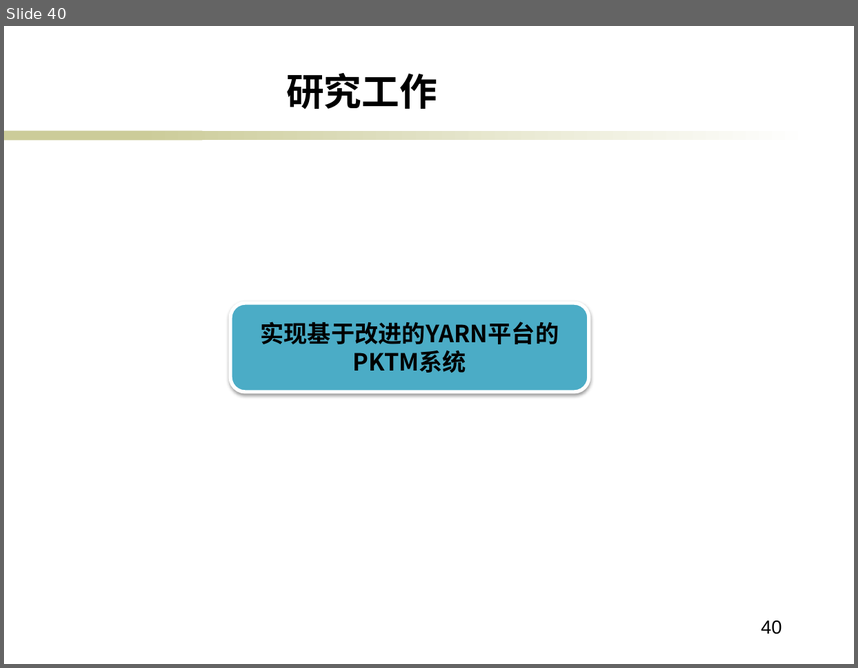
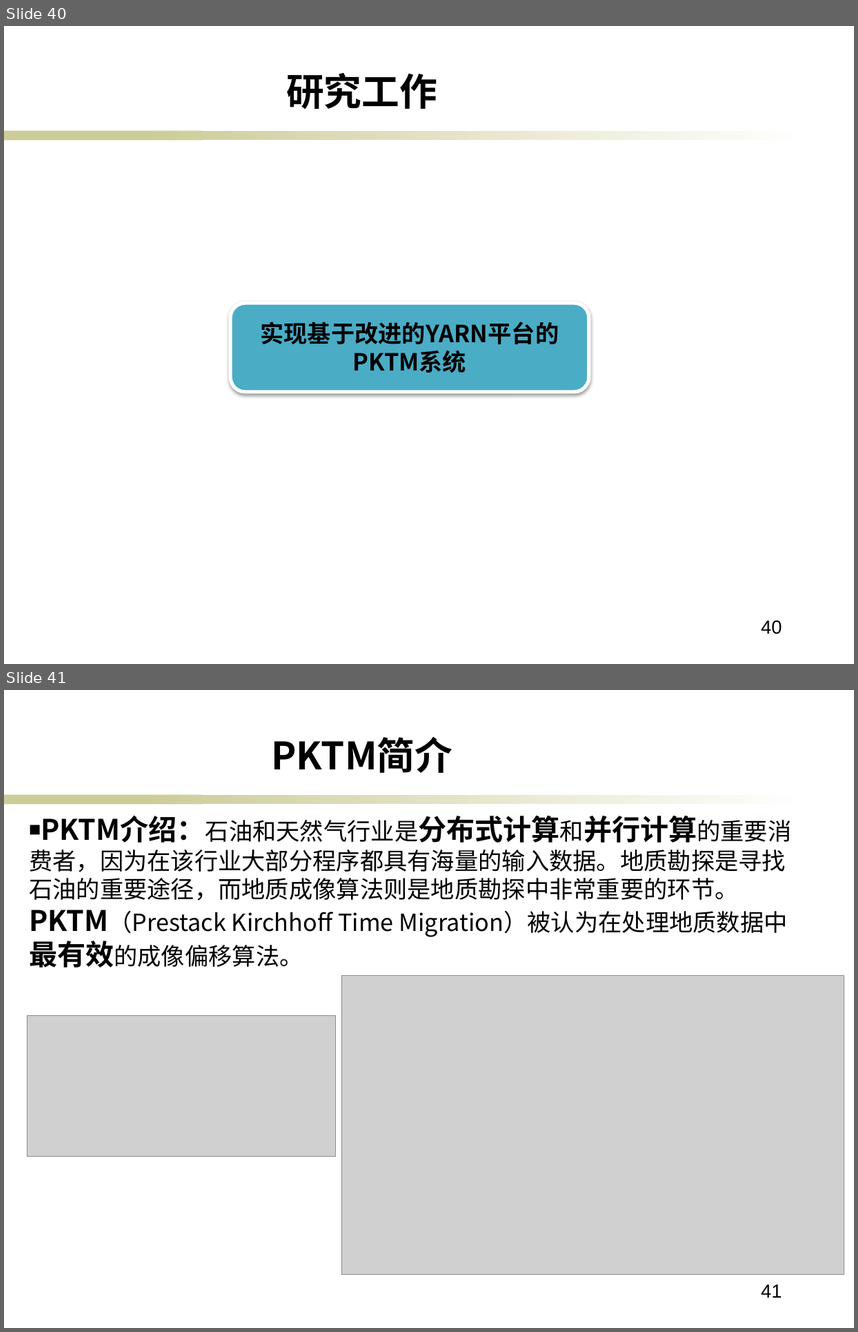
Before and after one commit to ericsonyc/paper, a slide deck: 毕业答辩.pptx. Shown one above the other, each under a label of ours: slide 40 before the commit, slides 40 and 41 after it. The pictures are 858x668 and 858x1332 pixels, drawn with LibreOffice and Linux fonts; fonts in the diff are those of the drawing; grey boxes stand for pictures; background and template pictures are left out. Boxes give left, top, right and bottom in pixels: in the first picture for what was removed or moved away, otherwise in the second. Text is boxed around its words. In the diff, an @@ line names an element or a change of style, - is before the commit and + after.

```diff
--- a/毕业答辩.pptx
+++ b/毕业答辩.pptx
@@ slide 41 added at [4,690,854,1328], background #FFFFFF; not listed: 2 template elements that a slide beside it also shows @@
@@ text added at [271,737,452,773], 32 pt, text #000000, bold @@
+PKTM简介
@@ text added at [29,815,791,967], 20 pt, text #000000 @@
+■ PKTM介绍：石油和天然气行业是分布式计算和并行计算的重要消费者，因为在该行业大部分程序都具有海量的输入数据。地质勘探是寻找石油的重要途径，而地质成像算法则是地质勘探中非常重要的环节。PKTM（Prestack Kirchhoff Time Migration）被认为在处理地质数据中最有效的成像偏移算法。
@@ picture added at [342,976,844,1275] @@
@@ picture added at [27,1016,335,1156] @@
@@ page number added at [761,1284,782,1297], 16 pt, text #000000 @@
+41
```
Also in this commit, not shown: 16 slides changed, 4 other slides added, 2 slides removed, 2 other files.
